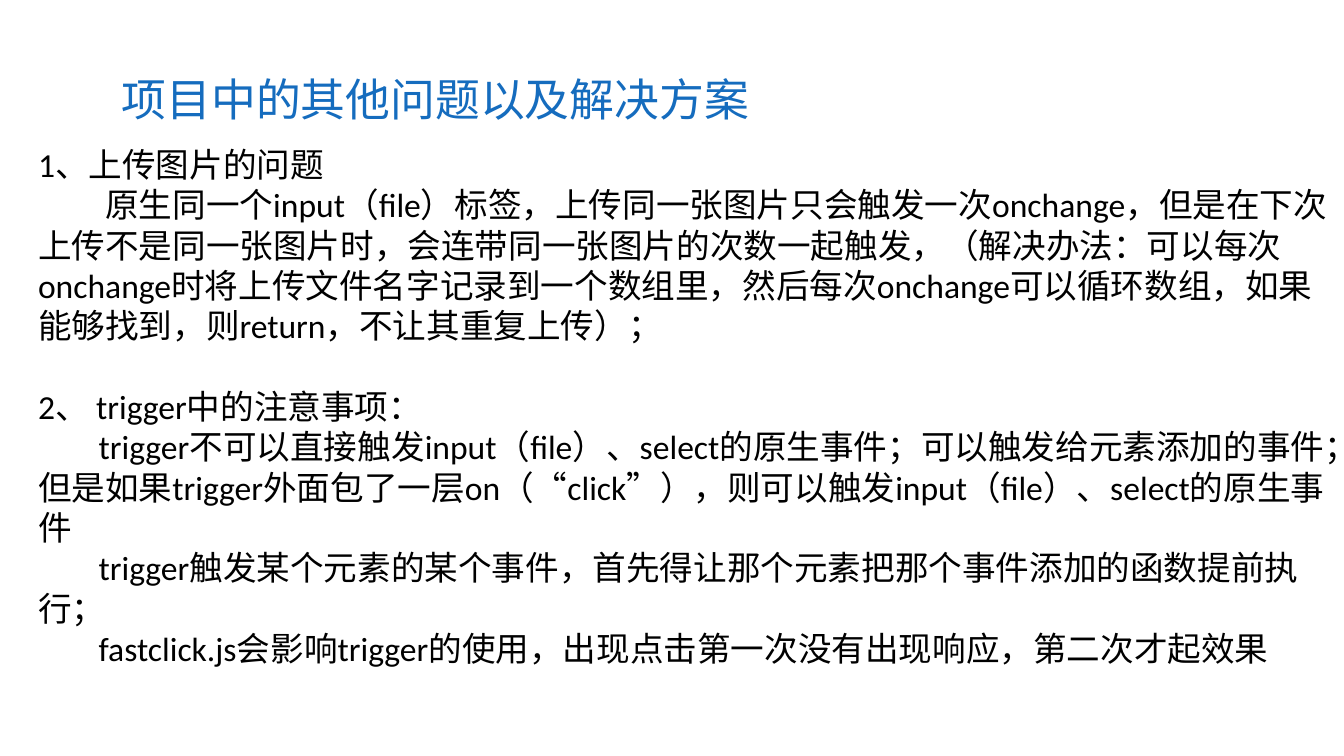
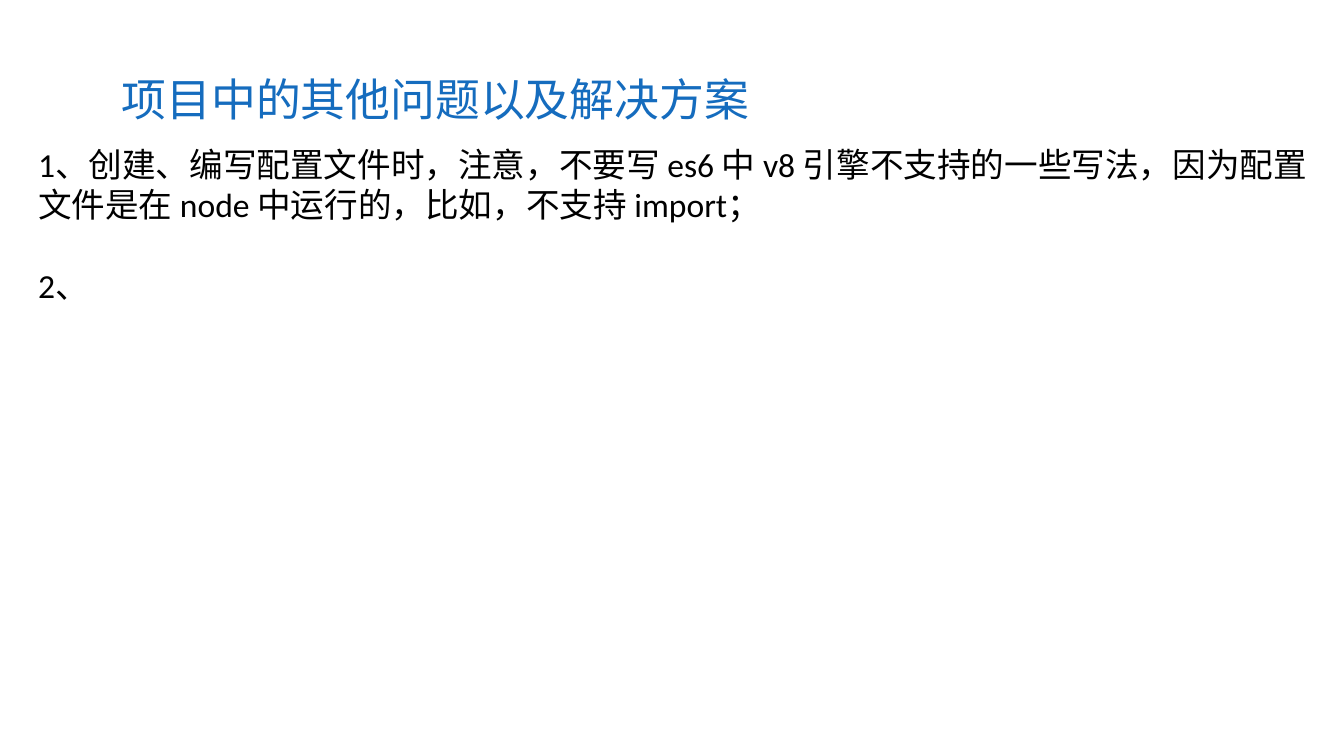
Before and after one commit to aYangLi/webpack-share, a slide deck: slide 22 of 20171208-李晨阳-Vue.js多页面项目Webpack配置方案.pptx. Drawn at 1344x756 pixels with LibreOffice and Linux fonts; fonts in the diff are those of the drawing; background and template pictures are left out. Boxes give left, top, right and bottom in pixels: in the first picture for what was removed or moved away, otherwise in the second. Text is boxed around its words. In the diff, an @@ line names an element or a change of style, - is before the commit and + after.

Commit message:
添加一些注释

```diff
--- a/20171208-李晨阳-Vue.js多页面项目Webpack配置方案.pptx
+++ b/20171208-李晨阳-Vue.js多页面项目Webpack配置方案.pptx
@@ text at (38, 148, 1307, 300): text changed @@
-1、上传图片的问题
-原生同一个input（file）标签，上传同一张图片只会触发一次onchange，但是在下次上传不是同一张图片时，会连带同一张图片的次数一起触发，（解决办法：可以每次onchange时将上传文件名字记录到一个数组里，然后每次onchange可以循环数组，如果能够找到，则return，不让其重复上传）；
-2、 trigger中的注意事项：
-trigger不可以直接触发input（file）、select的原生事件；可以触发给元素添加的事件；但是如果trigger外面包了一层on（“click”），则可以触发input（file）、select的原生事件
-trigger触发某个元素的某个事件，首先得让那个元素把那个事件添加的函数提前执行；
-fastclick.js会影响trigger的使用，出现点击第一次没有出现响应，第二次才起效果
+1、创建、编写配置文件时，注意，不要写 es6 中 v8 引擎不支持的一些写法，因为配置文件是在 node 中运行的，比如，不支持 import；
+2、
```
Also in this commit, not shown: 1 other slide changed, 2 other files.
